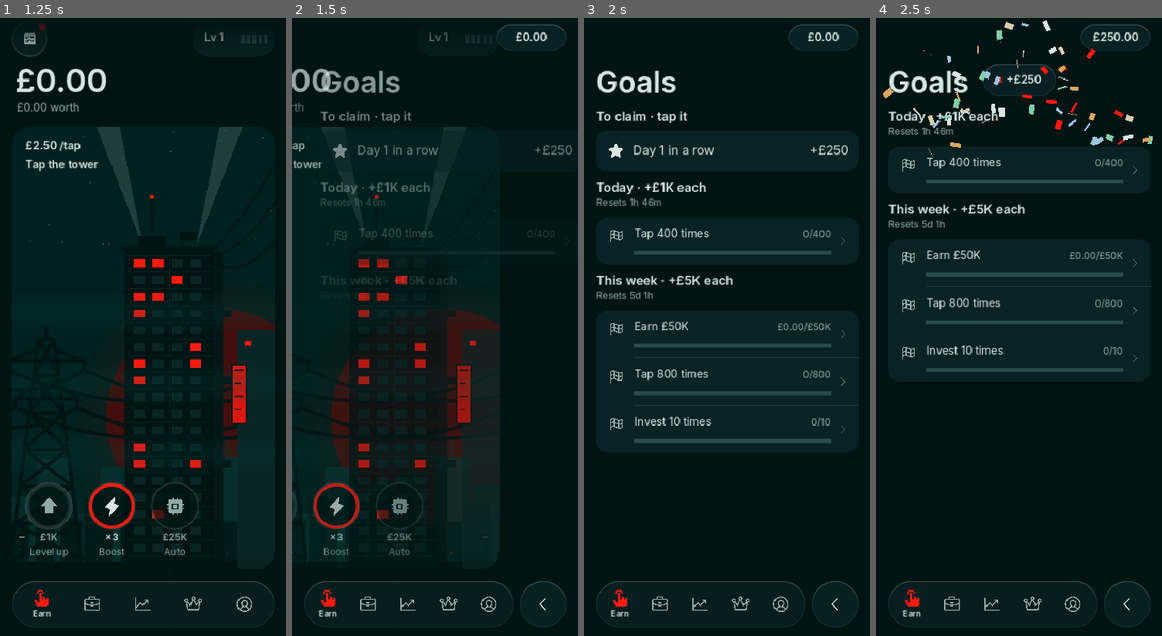
Above: before the commit, frames 1-4 (left to right).
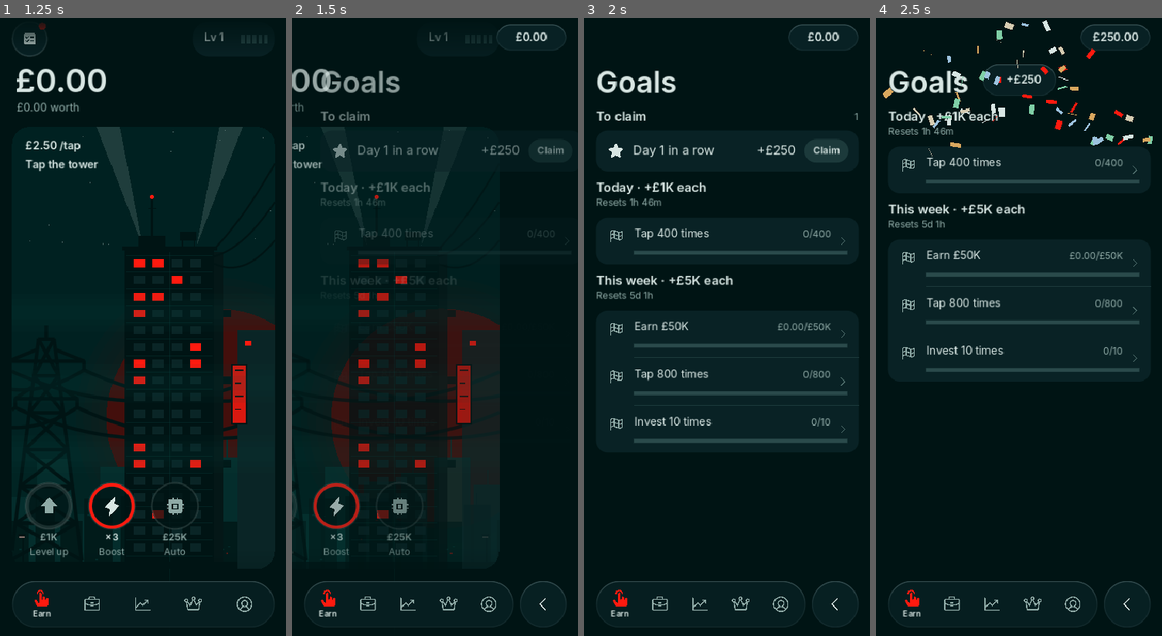
Above: after the commit, the same moments.

Repository: ytjustjosh17-cpu/MCG
Game: Godot game, scene res://scenes/main.tscn
The game is run twice, just before and just after one commit, with the same random seed, the same clock (stepped at 60 frames per second) and the same inputs.
Inputs (mouse positions are in pixels of both pictures, inside the frame that each line leads up to):
- Up to frame 1 (1.25 s): click "Skip" at 0.5 s
- Up to frame 2 (1.5 s): click (320, 36) at 1.25 s
- Up to frame 3 (2 s): no input
- Up to frame 4 (2.5 s): click (1019, 147) at 2.02 s

Frame 1 is identical in both runs. In frame 2, 0.3% of the frame differs, in the area x 29-98%, y 15-23%; in frame 3, 0.5%, in the area x 23-96%, y 15-69%; in frame 4, 0.1%.

Commit message:
Meta screens: claim pills, goals bars, rivals chevrons, chart labels, rebirth tree labels
Co-Authored-By: Claude Opus 5.5 <noreply@anthropic.com>
Claude-Session: https://claude.ai/code/session_01G43aEuqkjUy83khniNYyKE

Diff:
--- a/game/scripts/claim_list.gd
+++ b/game/scripts/claim_list.gd
@@ -8,6 +8,9 @@
 var _sig := "-"
 var _card: VBoxContainer
 var _title: Label
+var _count: Label
+var _more := false   # show every row, not just the first few
+const SHOWN := 5
 
 
 func _init(k: Array = []) -> void:
@@ -17,8 +20,13 @@
 
 
 func _ready() -> void:
-	_title = UI.label("", 17, UI.TEXT, true)
-	add_child(_title)
+	var head := HBoxContainer.new()
+	add_child(head)
+	_title = UI.label("To claim", 17, UI.TEXT, true)
+	_title.size_flags_horizontal = Control.SIZE_EXPAND_FILL
+	head.add_child(_title)
+	_count = UI.label("", 13, UI.SUB)
+	head.add_child(_count)
 	var pc := PanelContainer.new()
 	pc.add_theme_stylebox_override("panel", UI.box(UI.PANEL, 16))
 	add_child(pc)
@@ -41,7 +49,7 @@
 	if _card == null:
 		return
 	var list := _mine()
-	var sig := ""
+	var sig := str(_more) + ":"
 	for r in list:
 		sig += String(r["key"]) + ","
 	if sig == _sig:
@@ -55,7 +63,7 @@
 	var total := 0.0
 	for r in list:
 		total += float(r.get("amount", 0.0))
-	_title.text = "To claim · %d · tap one to claim it" % list.size() if list.size() > 1 else "To claim · tap it"
+	_count.text = str(list.size())
 	if list.size() > 1:
 		# Claim all first, so a long list never pushes it out of reach.
 		var top := MarginContainer.new()
@@ -71,24 +79,54 @@
 		Kit.press_fx(all)
 		top.add_child(all)
 		_card.add_child(top)
-	for i in range(list.size()):
+	var n := list.size() if _more else mini(list.size(), SHOWN)
+	for i in range(n):
 		if i > 0:
-			var sep := ColorRect.new()
-			sep.color = UI.RAISED
-			sep.custom_minimum_size = Vector2(0, 1)
-			_card.add_child(sep)
+			_card.add_child(_sep())
 		_card.add_child(_row(list[i]))
+	if list.size() > n:
+		_card.add_child(_sep())
+		var more := Row.new("", "", true)
+		more.set_texts("Show %d more" % (list.size() - n))
+		more.title_l.add_theme_color_override("font_color", UI.SUB)
+		more.pressed.connect(func():
+			Kit.tick()
+			_more = true
+			refresh())
+		_card.add_child(more)
+
+
+func _sep() -> ColorRect:
+	var sep := ColorRect.new()
+	sep.color = UI.RAISED
+	sep.custom_minimum_size = Vector2(0, 1)
+	return sep
 
 
 func _row(r: Dictionary) -> Control:
 	var kind := String(r.get("kind", ""))
 	var row := Row.new({"ach": "trophy", "goal": "goal", "streak": "star"}.get(kind, "star"), "", false)
-	row.custom_minimum_size = Vector2(0, 56)
 	(row.lead as Icon).set_style(UI.TEXT, true)
 	row.title_l.text_overrun_behavior = TextServer.OVERRUN_TRIM_ELLIPSIS
 	row.title_l.size_flags_horizontal = Control.SIZE_EXPAND_FILL
 	row.title_l.clip_text = true
 	row.set_texts(String(r.get("title", "")), "", "+" + Game.money_short(float(r.get("amount", 0.0))))
+	# A visible "Claim" pill; the whole row is still the button.
+	var pill := PanelContainer.new()
+	pill.add_theme_stylebox_override("panel", UI.box(UI.RAISED, 16))
+	pill.mouse_filter = Control.MOUSE_FILTER_IGNORE
+	pill.size_flags_vertical = Control.SIZE_SHRINK_CENTER
+	var pl := UI.label("Claim", 13, UI.TEXT, true)
+	pl.mouse_filter = Control.MOUSE_FILTER_IGNORE
+	pl.custom_minimum_size = Vector2(0, 32)
+	pl.vertical_alignment = VERTICAL_ALIGNMENT_CENTER
+	var pm := MarginContainer.new()
+	pm.add_theme_constant_override("margin_left", 12)
+	pm.add_theme_constant_override("margin_right", 12)
+	pm.mouse_filter = Control.MOUSE_FILTER_IGNORE
+	pm.add_child(pl)
+	pill.add_child(pm)
+	row.value_l.get_parent().get_parent().add_child(pill)
 	var key := String(r["key"])
 	row.pressed.connect(func(): _celebrate(Game.claim(key)))
 	Kit.press_fx(row)
--- a/game/scripts/goals_page.gd
+++ b/game/scripts/goals_page.gd
@@ -8,6 +8,10 @@
 var _week_note: Label
 var _day_box: VBoxContainer
 var _week_box: VBoxContainer
+var _day_chip: PanelContainer
+var _day_chip_l: Label
+var _day_done: Label
+var _week_done: Label
 var _sig := ""
 
 
@@ -21,6 +25,8 @@
 	var d := _header()
 	_day_title = d[0]
 	_day_note = d[1]
+	_day_chip = d[2]
+	_day_chip_l = d[3]
 	_day_box = card()
 	var w := _header()
 	_week_title = w[0]
@@ -33,20 +39,37 @@
 	var v := VBoxContainer.new()
 	v.add_theme_constant_override("separation", 2)
 	body.add_child(v)
+	var top := HBoxContainer.new()
+	v.add_child(top)
 	var t := UI.label("", 17, UI.TEXT, true)
-	v.add_child(t)
+	t.size_flags_horizontal = Control.SIZE_EXPAND_FILL
+	top.add_child(t)
+	# Small right-aligned chip (used for the streak); hidden until it has text.
+	var chip := PanelContainer.new()
+	chip.add_theme_stylebox_override("panel", UI.box(UI.RAISED, 12))
+	chip.visible = false
+	var cm := MarginContainer.new()
+	cm.add_theme_constant_override("margin_left", 10)
+	cm.add_theme_constant_override("margin_right", 10)
+	chip.add_child(cm)
+	var cl := UI.label("", 13, UI.TEXT)
+	cm.add_child(cl)
+	top.add_child(chip)
 	var n := UI.label("", 13, UI.SUB)
 	v.add_child(n)
-	return [t, n]
+	return [t, n, chip, cl]
 
 
 func refresh() -> void:
 	if _day_box == null:
 		return
 	var left := 86400.0 - fmod(Game.now(), 86400.0)
-	_day_note.text = ("Day %d streak · " % Game.streak if Game.streak > 1 else "") + "Resets " + Game.clock(left)
+	_day_note.text = "Resets " + Game.clock(left)
+	_day_chip.visible = Game.streak > 1
+	_day_chip_l.text = "Day %d streak" % Game.streak
 	_week_note.text = "Resets " + Game.clock(Game.week_left())
 	_day_title.text = "Today · +%s each" % Game.money_short(Game.daily_reward())
+	refresh_done_text()
 	_week_title.text = "This week · +%s each" % Game.money_short(Game.weekly_reward())
 	# Rebuild rows only when something changed, so the page doesn't flicker.
 	var sig := str(Game.daily_tasks()) + str(Game.weekly_tasks())
@@ -55,6 +78,13 @@
 	_sig = sig
 	_fill(_day_box, Game.daily_tasks())
 	_fill(_week_box, Game.weekly_tasks())
+
+
+func refresh_done_text() -> void:
+	if is_instance_valid(_day_done):
+		_day_done.text = "All done. New goals in %s." % Game.clock(86400.0 - fmod(Game.now(), 86400.0))
+	if is_instance_valid(_week_done):
+		_week_done.text = "All done. New goals in %s." % Game.clock(Game.week_left())
 
 
 func _fill(box: VBoxContainer, tasks: Array) -> void:
@@ -67,7 +97,8 @@
 	if all_done and not tasks.is_empty():
 		var m := MarginContainer.new()
 		m.add_theme_constant_override("margin_left", 16)
-		m.custom_minimum_size = Vector2(0, 56)
+		m.add_theme_constant_override("margin_right", 16)
+		m.custom_minimum_size = Vector2(0, UI.ROW_H)
 		var h := HBoxContainer.new()
 		h.add_theme_constant_override("separation", 12)
 		m.add_child(h)
@@ -75,10 +106,17 @@
 		ic.set_style(UI.TEXT, true)
 		ic.size_flags_vertical = Control.SIZE_SHRINK_CENTER
 		h.add_child(ic)
-		var l := UI.label("All done", 17, UI.TEXT, true)
+		var l := UI.label("", 15, UI.TEXT)
 		l.size_flags_vertical = Control.SIZE_SHRINK_CENTER
+		l.size_flags_horizontal = Control.SIZE_EXPAND_FILL
+		l.autowrap_mode = TextServer.AUTOWRAP_WORD_SMART
 		h.add_child(l)
+		if box == _day_box:
+			_day_done = l
+		else:
+			_week_done = l
 		box.add_child(m)
+		refresh_done_text()
 		return
 	for i in range(tasks.size()):
 		if i > 0:
@@ -93,7 +131,7 @@
 
 	func _init(task: Dictionary) -> void:
 		t = task
-		custom_minimum_size = Vector2(0, 64)
+		custom_minimum_size = Vector2(0, 56 if t["done"] else 64)
 		focus_mode = Control.FOCUS_NONE
 		flat = true
 		for st in ["normal", "hover", "focus", "disabled"]:
@@ -109,12 +147,12 @@
 		var done: bool = t["done"]
 		var ic := Icon.new("check" if done else "goal", UI.TEXT if done else UI.SUB, 22.0)
 		ic.set_style(UI.TEXT if done else UI.SUB, done)
-		ic.position = Vector2(16, 14)
+		ic.position = Vector2(16, 17 if done else 14)
 		ic.mouse_filter = Control.MOUSE_FILTER_IGNORE
 		add_child(ic)
 		var l := UI.label(String(t["text"]), 15, UI.TEXT if not done else UI.SUB)
 		l.text_overrun_behavior = TextServer.OVERRUN_TRIM_ELLIPSIS
-		l.position = Vector2(52, 12)
+		l.position = Vector2(52, 17 if done else 12)
 		add_child(l)
 		var g := float(t["goal"])
 		var p := minf(float(t["progress"]), g)
@@ -131,7 +169,7 @@
 			var right := size.x - (38.0 if chev else 16.0)
 			var cw := cnt.get_minimum_size().x + 2.0
 			cnt.size = Vector2(cw, 20)
-			cnt.position = Vector2(right - cw, 14)
+			cnt.position = Vector2(right - cw, 17 if done else 14)
 			l.size = Vector2(maxf(0.0, right - cw - 12 - 52), 22)
 			if chev:
 				chev.position = Vector2(size.x - 14 - 16, (size.y - 16.0) * 0.5)
@@ -144,8 +182,10 @@
 		var g := float(t["goal"])
 		var p := clampf(float(t["progress"]) / g, 0.0, 1.0) if g > 0.0 else 1.0
 		var x0 := 52.0
-		var x1 := size.x - (38.0 if not t["done"] else 16.0)
+		var x1 := size.x - 16.0   # one right edge on every row
 		var y := size.y - 16.0
+		if t["done"]:
+			return   # a finished goal has no bar
 		draw_line(Vector2(x0, y), Vector2(x1, y), UI.TRACK, 4.0, true)
 		if p > 0.0:
 			draw_line(Vector2(x0, y), Vector2(x0 + (x1 - x0) * p, y), UI.TEXT, 4.0, true)
--- a/game/scripts/rebirth_page.gd
+++ b/game/scripts/rebirth_page.gd
@@ -53,7 +53,7 @@
 	await get_tree().process_frame
 	if is_instance_valid(_view):
 		var used := _view.global_position.y
-		_view.custom_minimum_size.y = maxf(320.0, get_viewport_rect().size.y - used - 112.0)
+		_view.custom_minimum_size.y = maxf(320.0, get_viewport_rect().size.y - used - 104.0)
 
 
 func refresh() -> void:
@@ -63,7 +63,7 @@
 	var pend := Game.rebirth_pending()
 	var owned := Game.tree_owned_count()
 	var total := RebirthTree.nodes().size() - 1
-	_sub.text = "Rebirths %d · tree %d of %d" % [Game.rebirths(), owned, total]
+	_sub.text = "Rebirths %d · %d of %d nodes" % [Game.rebirths(), owned, total]
 	# Waiting pays: show what ten times the net worth would give.
 	var nw := maxf(Game.net_worth(), Data.REBIRTH_MIN)
 	var later := int(floor(10.0 * pow(nw * 10.0 / Data.REBIRTH_MIN, 1.0 / 3.0) * (1.0 + minf(0.5, Game.rb("rbp")))))
@@ -131,6 +131,7 @@
 	elif Game.rbp_free() < cost:
 		body += "\n\nCosts %d RBP. You have %d." % [cost, Game.rbp_free()]
 	else:
+		body += "\n\nYou have %d RBP." % Game.rbp_free()
 		actions.append({"text": "Buy · %d RBP" % cost, "style": "primary", "call": func():
 			if Game.buy_node(id):
 				Kit.haptic("success")
@@ -168,8 +169,8 @@
 		col.set_anchors_and_offsets_preset(Control.PRESET_BOTTOM_RIGHT)
 		col.grow_horizontal = Control.GROW_DIRECTION_BEGIN
 		col.grow_vertical = Control.GROW_DIRECTION_BEGIN
-		col.offset_right = -10
-		col.offset_bottom = -10
+		col.offset_right = -8
+		col.offset_bottom = -8
 		add_child(col)
 		for spec in [["+", 1.25], ["-", 0.8], ["o", 0.0]]:
 			var b := UI.pill("" if spec[0] == "o" else String(spec[0]), Color(UI.RAISED, 0.72), UI.TEXT, 20, 0)
@@ -357,7 +358,7 @@
 			closed.append(pts[0])
 			draw_polyline(closed, ring, 2.0 if st >= 0 else 1.0, true)
 			if String(n["kind"]) == "unlock":
-				draw_arc(p, r + 5.0, 0.0, TAU, 40, UI.GOLD if st != 2 else UI.TEXT, 2.0, true)   # unlocks glow gold
+				draw_arc(p, r + 5.0, 0.0, TAU, 40, UI.TEXT if st >= 1 else UI.SUB, 2.0, true)   # unlocks get an outer ring
 			var tex := Icon.texture(Icon.MAP.get(String(n["icon"]), String(n["icon"])), st == 2)
 			if tex and r >= 9.0:
 				var s := r * 1.1
@@ -366,14 +367,42 @@
 				draw_arc(p, r + 4.0 + (1.0 - _flash_t) * 18.0, 0.0, TAU, 40, Color(UI.RED, _flash_t), 3.0, true)
 		# Branch names beside each gate, so the map reads at a glance.
 		var f: Font = UI.SEMI
+		var keep_out := Rect2(size.x - 8.0 - 3.0 * 48.0 - 16.0, size.y - 8.0 - 48.0 - 8.0, 3.0 * 48.0 + 24.0, 64.0)   # the zoom buttons
 		for br in RebirthTree.BRANCHES:
-			var g := RebirthTree.node(String(br[0]) + "_t1")
-			var gp := to_screen(g)
-			# Beside the trunk, on its clockwise side, clear of the line.
-			var out := Vector2(float(g["x"]), float(g["y"])).normalized()
-			var side := Vector2(-out.y, out.x)
-			var lp := gp + side * (_radius(g) + 34.0) + Vector2(0, 4)
-			draw_string(f, lp - Vector2(60, 0), String(br[1]).to_upper(), HORIZONTAL_ALIGNMENT_CENTER, 120.0, 11, Color(UI.SUB, 0.9))
+			var txt := String(br[1]).to_upper()
+			var tw := f.get_string_size(txt, HORIZONTAL_ALIGNMENT_LEFT, -1, 12).x
+			# Try beside the first three trunk nodes, on either side, and keep
+			# the spot furthest from every node (and off the buttons).
+			var best_x := 0.0
+			var best_pos := Vector2.ZERO
+			var best_score := -1.0e9
+			for k in [1, 2, 3]:
+				var g := RebirthTree.node("%s_t%d" % [br[0], k])
+				var gp := to_screen(g)
+				var out := Vector2(float(g["x"]), float(g["y"])).normalized()
+				for sd in [1.0, -1.0]:
+					var lp: Vector2 = gp + Vector2(-out.y, out.x) * sd * (_radius(g) + 34.0) + Vector2(0, 4)
+					var x := clampf(lp.x - tw * 0.5, 6.0, maxf(6.0, size.x - tw - 6.0))
+					var box := Rect2(x - 4.0, lp.y - 14.0, tw + 8.0, 20.0)
+					var score := 1.0e6
+					for n in ns:
+						var q := to_screen(n)
+						var cx := clampf(q.x, box.position.x, box.end.x)
+						var cy := clampf(q.y, box.position.y, box.end.y)
+						score = minf(score, Vector2(cx, cy).distance_to(q) - _radius(n))
+					if box.intersects(keep_out):
+						score -= 100.0
+					if box.position.y < 2.0 or box.end.y > size.y - 2.0:
+						score -= 50.0
+					score -= float(k) * 2.0   # nearer the centre wins a tie
+					if score > best_score:
+						best_score = score
+						best_x = x
+						best_pos = lp
+			var tp := Vector2(best_x, best_pos.y)
+			# A dark halo keeps the name readable over lines and nodes.
+			draw_string_outline(f, tp, txt, HORIZONTAL_ALIGNMENT_LEFT, -1, 12, 5, Color(UI.WINDOW, 0.95))
+			draw_string(f, tp, txt, HORIZONTAL_ALIGNMENT_LEFT, -1, 12, UI.SUB)
 
 	func _shape(kind: String, p: Vector2, r: float) -> PackedVector2Array:
 		## Circle for small, diamond for notable, hexagon for keystones,
--- a/game/scripts/rivals_page.gd
+++ b/game/scripts/rivals_page.gd
@@ -73,14 +73,10 @@
 		ch.queue_free()
 	var passed := rows.size() - me - 1
 	var first := true
-	# Your row stays in view: only the two just above you, the rest folded.
-	var start := 0 if _top_open else maxi(0, me - 2)
-	if me > 2:
-		var t := Row.new("", "", false)
-		t.custom_minimum_size = Vector2(0, 48)
-		t.set_texts("Richer rivals (%d)" % me, "", "▴" if _top_open else "▾")
-		t.title_l.add_theme_color_override("font_color", UI.SUB)
-		t.value_l.add_theme_color_override("font_color", UI.SUB)
+	# Your row stays in view: the three richest rivals above you, the rest folded.
+	var start := 0 if _top_open else maxi(0, me - 3)
+	if me > 3:
+		var t := _toggle("Hide richer rivals" if _top_open else "Show %d more" % (me - 3), _top_open)
 		t.pressed.connect(func():
 			Kit.tick()
 			_top_open = not _top_open
@@ -101,7 +97,6 @@
 
 func _add_row(it: Dictionary, i: int, passed: bool) -> void:
 	var r := Row.new("", "", false)
-	r.custom_minimum_size = Vector2(0, 56)
 	r.mouse_filter = Control.MOUSE_FILTER_IGNORE
 	var num := UI.display(str(i + 1), 22, UI.RED if it["me"] else UI.DIM)
 	num.custom_minimum_size = Vector2(28, 0)
@@ -117,12 +112,28 @@
 	_list.add_child(r)
 
 
+func _toggle(text: String, open: bool) -> Row:
+	## A quiet row that folds or unfolds a group; the chevron turns when open.
+	var t := Row.new("", "", false)
+	t.set_texts(text)
+	t.title_l.add_theme_color_override("font_color", UI.SUB)
+	var chev := Icon.new("chevron", UI.DIM, 16.0)
+	chev.custom_minimum_size = Vector2(16, 16)
+	chev.pivot_offset = Vector2(8, 8)
+	chev.rotation = -PI / 2.0 if open else PI / 2.0
+	chev.mouse_filter = Control.MOUSE_FILTER_IGNORE
+	# A plain holder: containers reset a child's rotation, so turn it inside.
+	var holder := Control.new()
+	holder.custom_minimum_size = Vector2(16, 16)
+	holder.size_flags_vertical = Control.SIZE_SHRINK_CENTER
+	holder.mouse_filter = Control.MOUSE_FILTER_IGNORE
+	holder.add_child(chev)
+	t.value_l.get_parent().get_parent().add_child(holder)
+	return t
+
+
 func _add_toggle(n: int) -> void:
-	var t := Row.new("", "", false)
-	t.custom_minimum_size = Vector2(0, 48)
-	t.set_texts("Passed (%d)" % n, "", "▴" if _open else "▾")
-	t.title_l.add_theme_color_override("font_color", UI.SUB)
-	t.value_l.add_theme_color_override("font_color", UI.SUB)
+	var t := _toggle("Hide passed rivals" if _open else "Passed (%d)" % n, _open)
 	t.pressed.connect(func():
 		Kit.tick()
 		_open = not _open
--- a/game/scripts/stats_page.gd
+++ b/game/scripts/stats_page.gd
@@ -15,6 +15,7 @@
 var _mix: IncomeMix
 var _grid: GridContainer
 var _cells := {}
+var _starts: Array = []   # the "start" label under each chart
 
 const STATS := [
 	["taps", "Taps"],
@@ -61,6 +62,7 @@
 	_worth_chart = HistoryChart.new(1)
 	_worth_chart.custom_minimum_size = Vector2(0, 120)
 	wp.add_child(_worth_chart)
+	_axis(wp)
 	# Income over time (needs the income saved with each history point).
 	var ic := card()
 	_income_box = ic.get_parent()
@@ -75,6 +77,7 @@
 	_income_chart = HistoryChart.new(2)
 	_income_chart.custom_minimum_size = Vector2(0, 100)
 	ip.add_child(_income_chart)
+	_axis(ip)
 	# Where income comes from.
 	var mc := card()
 	var mp := padded(mc, 16, 8)
@@ -103,9 +106,23 @@
 		_cells[s[0]] = val_l
 
 
+func _axis(parent: Control) -> void:
+	## Where the line starts and ends, in plain words, under a chart.
+	var h := HBoxContainer.new()
+	parent.add_child(h)
+	var a := UI.label("", 13, UI.SUB)
+	a.size_flags_horizontal = Control.SIZE_EXPAND_FILL
+	h.add_child(a)
+	h.add_child(UI.label("Now", 13, UI.SUB))
+	_starts.append(a)
+
+
 func refresh() -> void:
 	if _grid == null:
 		return
+	var start: String = ["24 hours ago", "7 days ago", "Start"][_seg.index]
+	for a in _starts:
+		(a as Label).text = start
 	var span: float = RANGES[_seg.index]
 	_worth_chart.span = span
 	_income_chart.span = span
Not shown, changed: CHANGELOG.md
